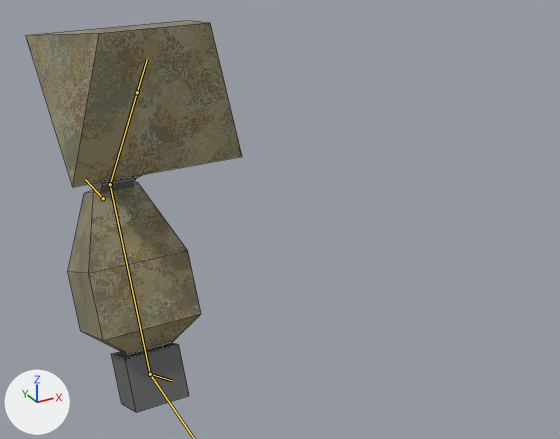
What one commit did to the Blender file resources/mechparts/arml/mech_arml02.blend.
Camera for both pictures: a camera (50 mm lens) standing at (-0.277, -1.357, 0.36) and looking at (0.331, -0.252, -0.192). Arrows for +X, +Y and +Z are at lower left; the lights stay in place. Both versions are drawn at frame 15 of the action 'melee'; the numbers are the values there. The bones that bend it are drawn over the model as lines. Mesh edges are drawn as thin lines.

Names of what the first picture shows: 'arm'.
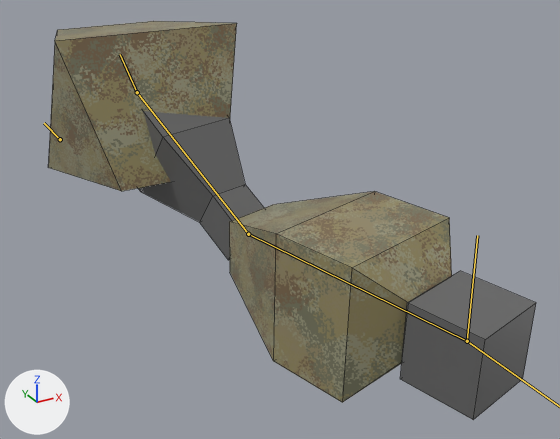
Location of each change, (x1, y1, x2, y2) in pixels of the pictures (560 x 439 px):
'arm', posed (125% wider): before (26, 20, 242, 413); after (48, 21, 536, 420)
bone 'arm_ik_pole', root to tip: before (103, 198) to (85, 179); after (60, 139) to (44, 123)

The change, as a diff of the scene's bpy script:
```diff
--- a/resources/mechparts/arml/mech_arml02.blend.py
+++ b/resources/mechparts/arml/mech_arml02.blend.py
@@ bone_arm_ik_pole @@
 bone_arm_ik_pole = bpy.data.objects['Armature'].pose.bones['arm_ik_pole']
-bone_arm_ik_pole.location = (0.0, 0.0, 0.0)
+bone_arm_ik_pole.location = (-0.083, 0.0, 0.156)
@@ bone_arm_ik_target @@
 bone_arm_ik_target = bpy.data.objects['Armature'].pose.bones['arm_ik_target']
-bone_arm_ik_target.location = (0.0, -0.058, 0.072)
+bone_arm_ik_target.location = (-0.2, 0.7, 0.521)
```
